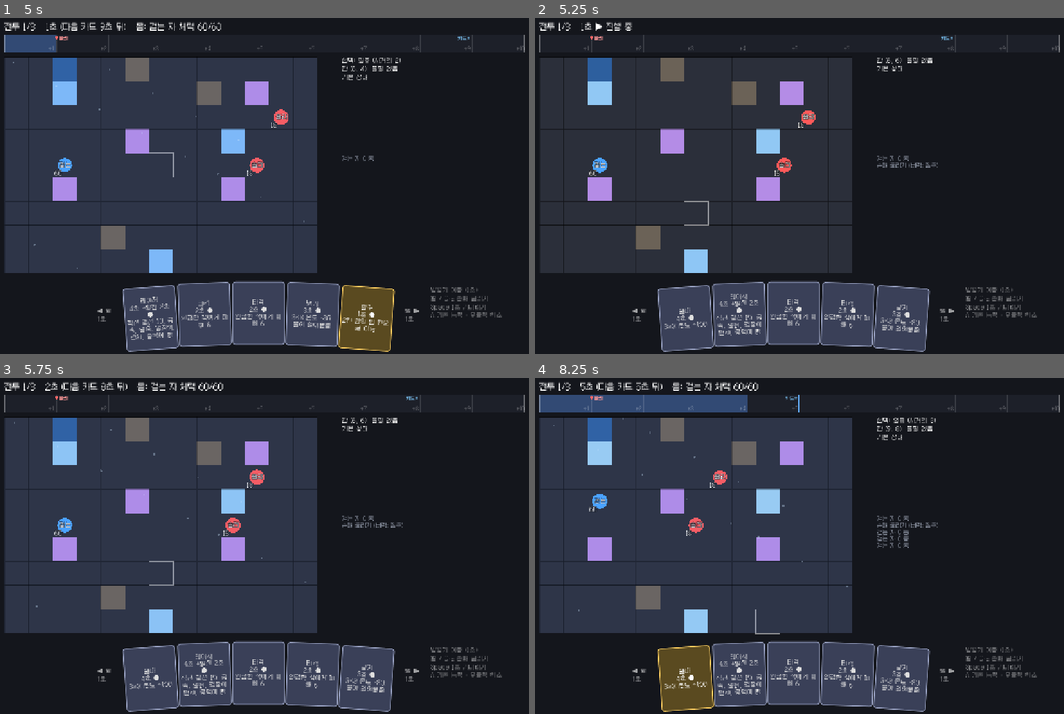
Above: before the commit, frames 1-4 (two rows, left to right).
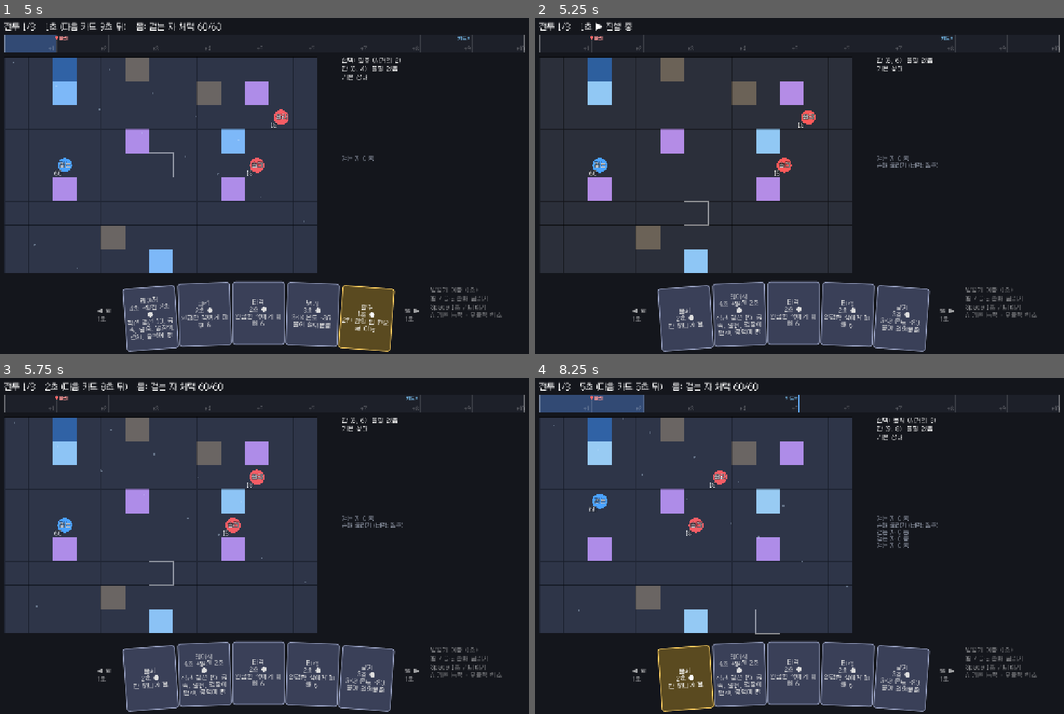
Above: after the commit, the same moments.

Repository: Luchenia/everycard
Game: Godot game, scene res://scenes/battle.tscn
Same seed, same stepped clock (60 frames per second), same inputs: the game is played once before the commit and once after it.
Inputs (mouse positions are in pixels of both pictures, inside the frame that each line leads up to):
- Up to frame 1 (5 s): click "레이저 4초 +탈진 2초 ● 직선 광선 10. 금속,…" at 0.5 s; click "타격 2초 ● 인접한 적에게 피해 6" at 1.25 s; click "타격 2초 ● 인접한 적에게 피해 6" at 2 s; click "냉기 3초 ● 3×3 온도 -80. 물이 얼어붙음" at 2.75 s; click "질주 1초 ● 2칸 안의 빈 칸으로 이동" at 3.5 s; tap Enter at 4.25 s; move the mouse to (158, 165) at 4.27 s; hold Right from 4.28 s (still down); tap Q at 4.35 s; click (158, 165) at 4.42 s; tap Space at 4.52 s
- Up to frame 2 (5.25 s): move the mouse to (693, 202) at 5.02 s; release Right at 5.03 s; hold Down from 5.03 s (still down); tap E at 5.1 s; click (693, 202) at 5.17 s
- Up to frame 3 (5.75 s): keep holding Down; tap Space at 5.27 s
- Up to frame 4 (8.25 s): move the mouse to (852, 472) at 5.77 s; release Down at 5.78 s; hold Right 5.78-6.53 s; tap Q at 5.85, 7.35 s; click (852, 472) at 5.92 s; move the mouse to (773, 613) at 6.52 s; hold Up 6.53-7.28 s; tap E at 6.6 s; click (773, 613) at 6.67 s; tap Space at 6.77, 7.52 s; move the mouse to (963, 596) at 7.27 s; hold Left 7.28-8 s; click (963, 596) at 7.42 s; click (683, 677) at 8 s, where only the run before the commit has a clickable "열파 4초 ● 3×3 온도 +100"

Frame 1 is identical in both runs. In frame 2, less than 0.1% of the frame differs, in the area x 24-33%, y 86-93%; in frame 3, less than 0.1%; in frame 4, 1.1%, in the area x 20-70%, y 5-93%.

Commit message:
feat: hand is a ring over the whole deck (used cards go to the back, wheel turns the ring)
Co-Authored-By: Claude Opus 5.5 <noreply@anthropic.com>
Claude-Session: https://claude.ai/code/session_01Lpp6z2a9FxR3iVL1P5DjBQ

Diff:
--- a/src/sim/hand_belt.gd
+++ b/src/sim/hand_belt.gd
@@ -1,6 +1,9 @@
 class_name HandBelt
 extends RefCounted
-## The hand. Two modes:
+## The hand. In relaxed mode the whole deck is one ring: the hand is a window of up to 5 cards
+## on it, the rest of the ring waits in draw_pile (no discard pile). A used card goes to the back
+## of the ring and the wheel turns the ring one card at a time.
+## Two modes:
 ## - "relaxed" (default): cards stay until used. At turn end, empty slots receive floor(2 x speed)
 ##   draws (speed = time_scale of the player's cell). Heavy cards take two slots.
 ## - "lifespan": each card has its own remaining life that drops by the speed each turn end;
@@ -109,8 +112,24 @@
 	slots[slot] = null
 	if slot + 1 < slots.size() and slots[slot + 1] != null and slots[slot + 1].get("tail", false):
 		slots[slot + 1] = null
-	discard.append(id)
+	if mode == "relaxed":
+		draw_pile.push_back(id)   # back of the ring
+		_compact()
+	else:
+		discard.append(id)
 	return id
+
+## Slides cards left so the window has no gaps (keeps the ring order).
+func _compact() -> void:
+	var e := _entries()
+	slots.fill(null)
+	var i := 0
+	for x in e:
+		slots[i] = x
+		if _heavy(x["card_id"]) and i + 1 < slots.size():
+			slots[i + 1] = {"card_id": x["card_id"], "tail": true}
+			i += 1
+		i += 1
 
 func _burn(i: int) -> void:
 	discard.append(slots[i]["card_id"])
@@ -203,6 +222,8 @@
 	var used := 0
 	for x in e:
 		used += 2 if (mode == "relaxed" and _heavy(x["card_id"])) else 1
+	if mode == "relaxed":
+		return _roll_ring(dir, e, dropped)
 	var tries := draw_pile.size() + discard.size() + 1
 	while tries > 0:
 		tries -= 1
@@ -231,6 +252,44 @@
 		i += 1
 	return dropped
 
+## Ring roll: dir < 0 sends the left card to the back of the ring and the next card enters on the
+## right; dir > 0 turns the other way (the last card of the ring enters on the left).
+func _roll_ring(dir: int, e: Array, dropped: String) -> String:
+	var used := 0
+	for x in e:
+		used += 2 if _heavy(x["card_id"]) else 1
+	if dropped != "":
+		if dir > 0:
+			draw_pile.push_front(dropped)
+		else:
+			draw_pile.push_back(dropped)
+	if not draw_pile.is_empty():
+		var id: String = draw_pile.pop_back() if dir > 0 else draw_pile.pop_front()
+		var w := 2 if _heavy(id) else 1
+		if used + w <= slots.size():
+			var entry := {"card_id": id, "life": life_for(id)}
+			if dir > 0:
+				e.push_front(entry)
+			else:
+				e.push_back(entry)
+		elif dir > 0:
+			draw_pile.push_back(id)
+		else:
+			draw_pile.push_front(id)
+	slots.fill(null)
+	var i := 0
+	for x in e:
+		slots[i] = x
+		if _heavy(x["card_id"]) and i + 1 < slots.size():
+			slots[i + 1] = {"card_id": x["card_id"], "tail": true}
+			i += 1
+		i += 1
+	return dropped
+
+## The whole ring in order, starting from the hand's left card (relaxed mode).
+func ring() -> Array:
+	return _entries().map(func(x): return x["card_id"]) + draw_pile
+
 ## Draws one card into the first empty slot (after a card is used).
 func refill_one() -> void:
 	_fill(1)
--- a/tests/sim/battle_test.gd
+++ b/tests/sim/battle_test.gd
@@ -255,8 +255,7 @@
 	w2.cmd_play(s0, f2.pos)
 	assert_true(w2.human() == f2, "control moved mid wind-up")
 	assert_eq(f2.hp, hp2, "the old body's card did not land")
-	# rolling with an empty draw pile does not hand back the dropped card
+	# a five-card deck is a five-card ring: rolling keeps every card
 	var r := HandBelt.new(["strike", "guard", "step", "frost", "spark"], SimRng.new(1), c, 5, false)
-	r.discard = []
 	assert_eq(r.roll(1), "spark", "dropped spark")
-	assert_true(not r.slots.map(func(x): return x["card_id"] if x else "").has("spark"), "spark not drawn straight back")
+	assert_eq(r.ring().size(), 5, "ring keeps all five")
--- a/tests/sim/hand_relaxed_test.gd
+++ b/tests/sim/hand_relaxed_test.gd
@@ -1,6 +1,6 @@
 extends TestCase
-## Relaxed hand: cards stay until used; at turn end empty slots receive round(2 x speed) draws;
-## heavy cards take two slots.
+## Relaxed (ring) hand: cards stay until used, a used card goes to the back of the ring and the
+## window slides; heavy cards take two slots.
 
 var c: Catalog
 
@@ -18,40 +18,19 @@
 	assert_eq(cards_in(b), 5, "starts full")
 	b.end_turn(1.0)
 	assert_eq(cards_in(b), 5, "unused cards stay")
-	assert_eq(b.discard.size(), 0, "nothing burns")
-	b.take(0); b.take(1); b.take(2)
-	b.end_turn(1.0)
-	assert_eq(cards_in(b), 4, "normal speed draws 2")
-	b.take(0); b.take(1); b.take(3)
-	b.end_turn(0.3)
-	assert_eq(cards_in(b), 1, "slow time (0.3) draws 0")
-	b.end_turn(2.0)
-	assert_eq(cards_in(b), 5, "fast time draws up to 4")
+	b.take(0)
+	assert_eq(cards_in(b), 4, "used card leaves the window")
+	assert_eq(b.ring().size(), 12, "but stays in the ring")
+	b.refill_one()
+	assert_eq(cards_in(b), 5, "window refills")
 	# heavy takes two slots
 	var h := HandBelt.new(["heavy", "light", "light", "light", "light", "light"], SimRng.new(1), c, 5, false, "relaxed")
 	assert_eq(h.slots[0]["card_id"], "heavy", "heavy first")
 	assert_true(h.slots[1]["tail"], "heavy occupies next slot")
 	assert_eq(cards_in(h), 4, "heavy + 3 light fill 5 slots")
 	assert_eq(h.take(1), "heavy", "taking the tail takes the heavy card")
-	assert_true(h.slots[0] == null and h.slots[1] == null, "both slots freed")
-	# hold: one extra draw next turn
-	var k := HandBelt.new(deck.duplicate(), SimRng.new(1), c, 5, true, "relaxed")
-	k.take(0); k.take(1); k.take(2)
-	k.hold()
-	k.end_turn(1.0)
-	assert_eq(cards_in(k), 5, "hold: draws 3 instead of 2")
-	# flush: discard one and draw one now
-	var f := HandBelt.new(deck.duplicate(), SimRng.new(1), c, 5, true, "relaxed")
-	f.flush(2)
-	assert_eq(f.discard.size(), 1, "flush discards chosen card")
-	assert_eq(cards_in(f), 5, "and draws a replacement")
+	assert_eq(h.slots[0]["card_id"], "light", "window slid left")
+	assert_eq(h.slots.count(null), 2, "two slots freed at the right")
 	var none := HandBelt.new([], SimRng.new(1), c, 5, true, "relaxed")
 	none.end_turn(1.0)
 	assert_true(none.slots.all(func(s): return s == null), "empty deck ok")
-	# heavy card that cannot fit must not block other draws
-	var hv := HandBelt.new(["light", "heavy", "light", "light", "light", "light", "light", "light"], SimRng.new(1), c, 5, false, "relaxed")
-	# slots: light, heavy+tail, light, light ; take slots 0 and 3 -> gaps not adjacent
-	hv.take(0); hv.take(3)
-	hv.draw_pile.push_front("heavy")
-	hv.end_turn(1.0)
-	assert_eq(cards_in(hv), 4, "heavy skipped, lights drawn into both gaps")
--- a/tests/sim/hand_wheel_test.gd
+++ b/tests/sim/hand_wheel_test.gd
@@ -1,5 +1,5 @@
 extends TestCase
-## Mouse-wheel roll on the hand.
+## Hand as a ring over the whole deck, turned by the mouse wheel.
 
 var c: Catalog
 
@@ -7,28 +7,43 @@
 	c = Catalog.load_dir("res://data")
 	c.cards["a"] = {"id": "a", "time": 1, "weight": 1}
 	c.cards["hv"] = {"id": "hv", "time": 1, "weight": 2}
-	test_roll_right_drops_last_draws_left()
-	test_roll_left_drops_first()
+	test_roll_left_sends_first_to_back()
+	test_roll_right_brings_last_to_left()
+	test_full_turn_returns_to_start()
+	test_used_card_goes_to_back()
 	test_heavy_roll_costs_two()
 	test_roll_empty_hand()
 
 func _ids(b: HandBelt) -> Array:
 	return b.slots.map(func(s): return "" if s == null else ("~" if s.get("tail", false) else s["card_id"]))
 
-func test_roll_right_drops_last_draws_left() -> void:
-	var deck := ["strike", "guard", "step", "frost", "spark", "rain", "gust"]
-	var b := HandBelt.new(deck, SimRng.new(1), c, 5, false)
-	assert_eq(_ids(b), ["strike", "guard", "step", "frost", "spark"], "initial hand")
-	assert_eq(b.end_card(1), "spark", "right end")
-	assert_eq(b.roll(1), "spark", "dropped right end")
-	assert_eq(_ids(b), ["rain", "strike", "guard", "step", "frost"], "new card enters on the left")
-	assert_true(b.discard.has("spark"), "dropped card discarded")
+const DECK := ["strike", "guard", "step", "frost", "spark", "rain", "gust"]
 
-func test_roll_left_drops_first() -> void:
-	var deck := ["strike", "guard", "step", "frost", "spark", "rain", "gust"]
-	var b := HandBelt.new(deck, SimRng.new(1), c, 5, false)
-	assert_eq(b.roll(-1), "strike", "dropped left end")
-	assert_eq(_ids(b), ["guard", "step", "frost", "spark", "rain"], "new card enters on the right")
+func test_roll_left_sends_first_to_back() -> void:
+	var b := HandBelt.new(DECK, SimRng.new(1), c, 5, false)
+	assert_eq(_ids(b), ["strike", "guard", "step", "frost", "spark"], "window on the ring")
+	assert_eq(b.roll(-1), "strike", "left card leaves")
+	assert_eq(_ids(b), ["guard", "step", "frost", "spark", "rain"], "next card enters on the right")
+	assert_eq(b.ring(), ["guard", "step", "frost", "spark", "rain", "gust", "strike"], "strike went to the back of the ring")
+	assert_eq(b.discard.size(), 0, "no discard pile")
+
+func test_roll_right_brings_last_to_left() -> void:
+	var b := HandBelt.new(DECK, SimRng.new(1), c, 5, false)
+	assert_eq(b.roll(1), "spark", "right card leaves")
+	assert_eq(_ids(b), ["gust", "strike", "guard", "step", "frost"], "the ring's last card enters on the left")
+
+func test_full_turn_returns_to_start() -> void:
+	var b := HandBelt.new(DECK, SimRng.new(1), c, 5, false)
+	for i in DECK.size():
+		b.roll(-1)
+	assert_eq(_ids(b), ["strike", "guard", "step", "frost", "spark"], "a full turn of the ring comes back to the start")
+
+func test_used_card_goes_to_back() -> void:
+	var b := HandBelt.new(DECK, SimRng.new(1), c, 5, false)
+	assert_eq(b.take(1), "guard", "use guard")
+	b.refill_one()
+	assert_eq(_ids(b), ["strike", "step", "frost", "spark", "rain"], "window slides and the next card enters on the right")
+	assert_eq(b.ring()[-1], "guard", "used card is at the back of the ring")
 
 func test_heavy_roll_costs_two() -> void:
 	c.actors["hh"] = {"id": "hh", "hp": 30, "mass": 1, "base_ability": "step1", "deck": ["a", "a", "a", "hv", "a", "a", "a"]}
@@ -38,7 +53,7 @@
 	bt.belt = HandBelt.new(["a", "a", "a", "hv", "a", "a"], bt.rng, c, 5, false)
 	assert_eq(_ids(bt.belt), ["a", "a", "a", "hv", "~"], "heavy at right end")
 	assert_true(bt.cmd_wheel(1), "roll right")
-	assert_eq(bt.now, 2, "dropping a heavy card costs 2 seconds")
+	assert_eq(bt.now, 2, "turning a heavy card out costs 2 seconds")
 	assert_true(bt.cmd_wheel(-1), "roll left")
 	assert_eq(bt.now, 3, "normal card costs 1 second")
 
